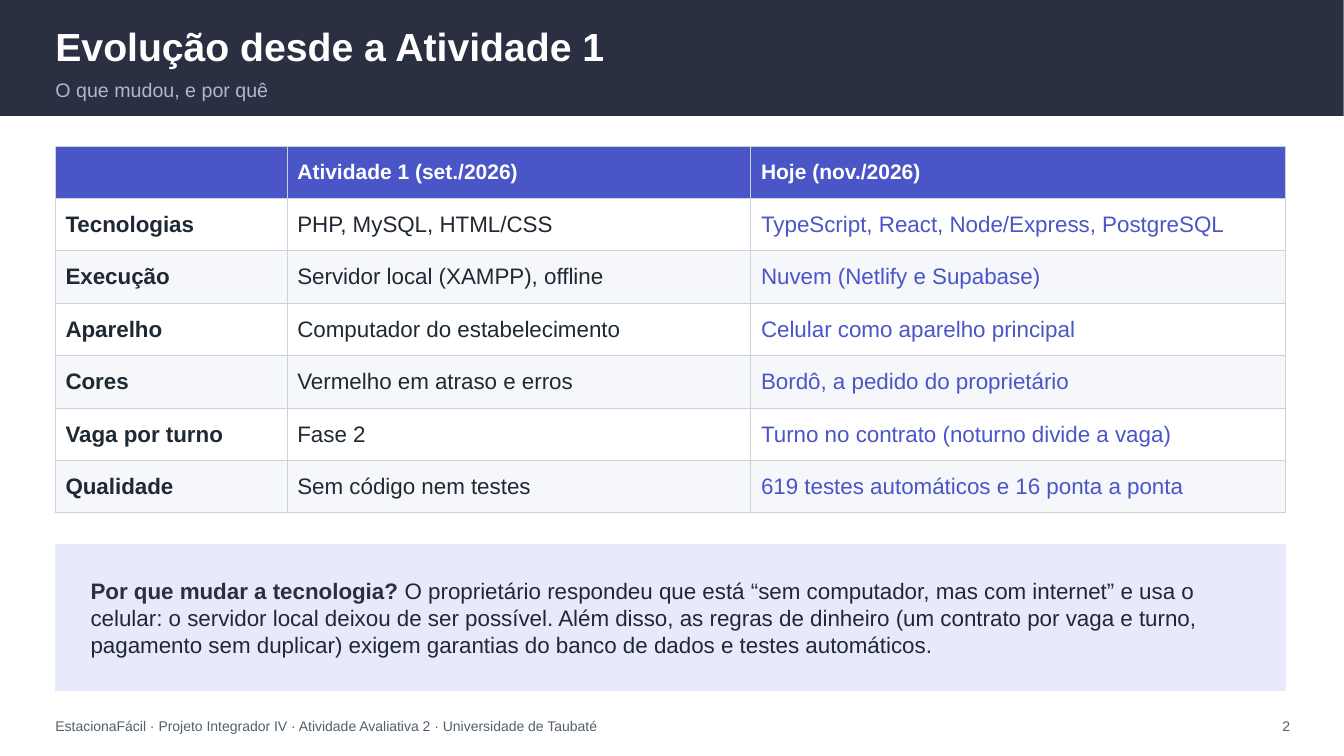
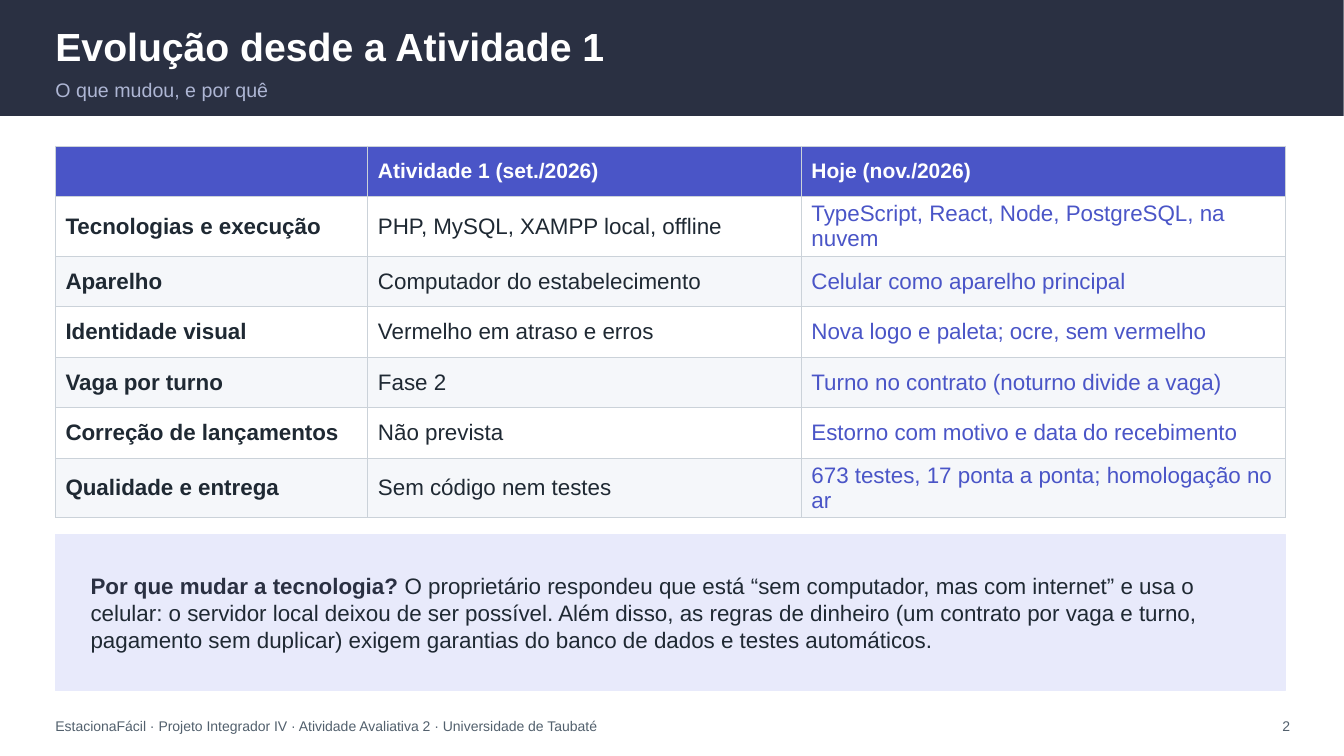
Before and after one commit to lotufo22/estaciona-facil, a slide deck: slide 2 of docs/atividade-2/EstacionaFacil-Apresentacao-Atividade-2.pptx. Drawn at 1344x756 pixels with LibreOffice and Linux fonts; fonts in the diff are those of the drawing. Boxes give left, top, right and bottom in pixels: in the first picture for what was removed or moved away, otherwise in the second. Text is boxed around its words. In the diff, an @@ line names an element or a change of style, - is before the commit and + after.

Commit message:
docs: relatório e slides da Atividade 2 atualizados (estorno, data, redesign e homologação) e capturas do manual com o novo visual

```diff
--- a/docs/atividade-2/EstacionaFacil-Apresentacao-Atividade-2.pptx
+++ b/docs/atividade-2/EstacionaFacil-Apresentacao-Atividade-2.pptx
@@ table at [55, 146, 1286, 512] @@
-row 2: Tecnologias | PHP, MySQL, HTML/CSS | TypeScript, React, Node/Express, PostgreSQL
-row 3: Execução | Servidor local (XAMPP), offline | Nuvem (Netlify e Supabase)
+row 2: Tecnologias e execução | PHP, MySQL, XAMPP local, offline | TypeScript, React, Node, PostgreSQL, na nuvem
-row 4, column 1: Cores
+row 4, column 1: Identidade visual
-row 4, column 3: Bordô, a pedido do proprietário
+row 4, column 3: Nova logo e paleta; ocre, sem vermelho
-row 7: Qualidade | Sem código nem testes | 619 testes automáticos e 16 ponta a ponta
+row 6: Correção de lançamentos | Não prevista | Estorno com motivo e data do recebimento
+row 7: Qualidade e entrega | Sem código nem testes | 673 testes, 17 ponta a ponta; homologação no ar
@@ rectangle: place and size @@
-rectangle at [55, 544, 1286, 691]
+rectangle at [55, 534, 1286, 691]
@@ text "Por que mudar a tecnologia? ...": place and size @@
-text "Por que mudar a tecnologia? ..." at [91, 582, 1196, 658]
+text "Por que mudar a tecnologia? ..." at [91, 577, 1196, 653]
```
Also in this commit, not shown: 5 other slides changed, 17 other files.
